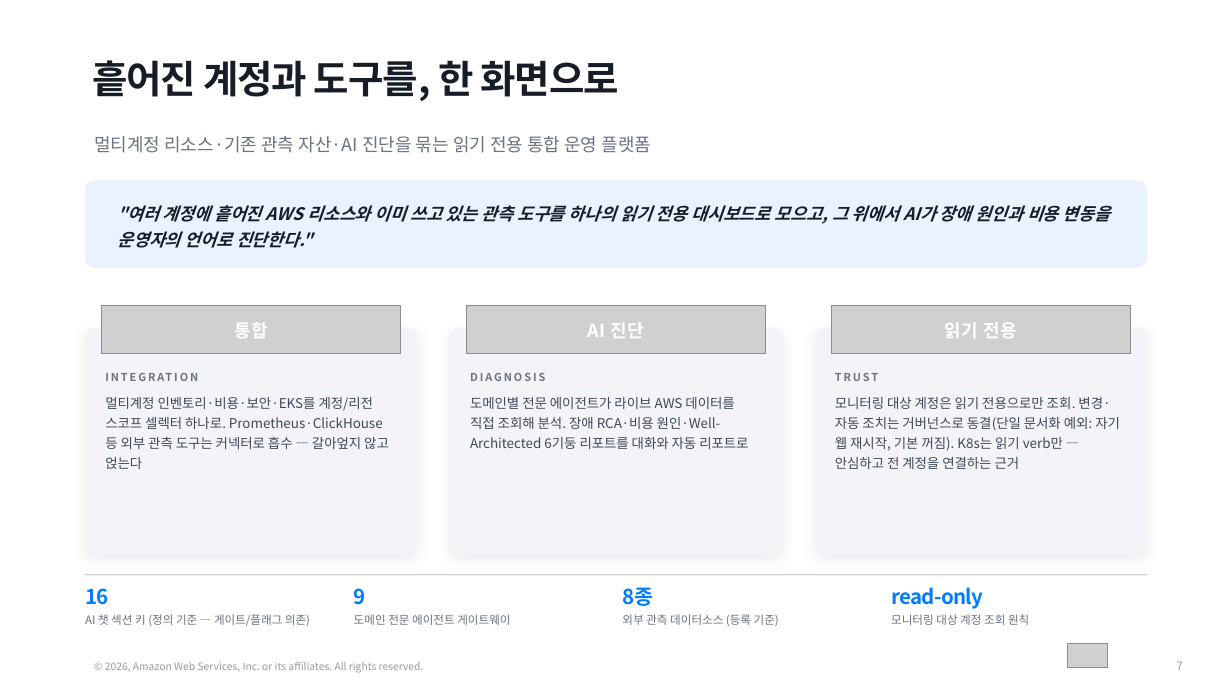
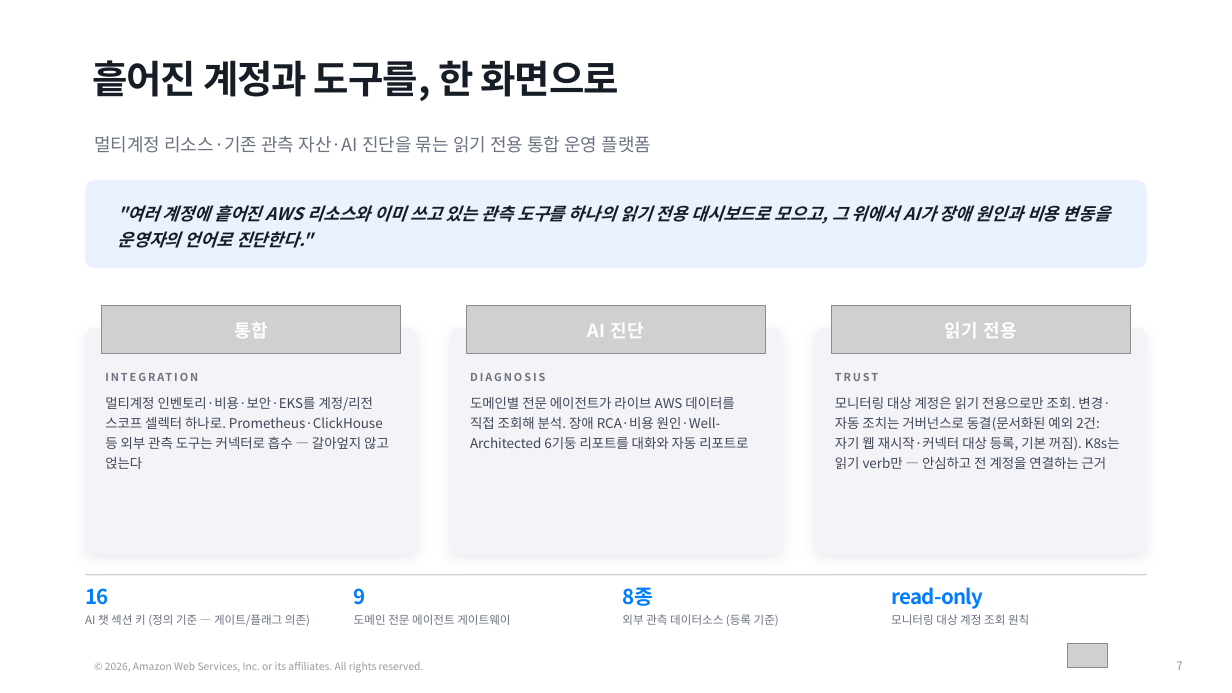
Before and after one commit to aws-samples/sample-awsops, a slide deck: slide 7 of docs-site/static/presentation/awsops-intro/awsops-intro.pptx. Drawn at 1232x693 pixels with LibreOffice and Linux fonts; fonts in the diff are those of the drawing; grey boxes stand for pictures. Boxes give left, top, right and bottom in pixels: in the first picture for what was removed or moved away, otherwise in the second. Text is boxed around its words. In the diff, an @@ line names an element or a change of style, - is before the commit and + after.

```diff
--- a/docs-site/static/presentation/awsops-intro/awsops-intro.pptx
+++ b/docs-site/static/presentation/awsops-intro/awsops-intro.pptx
@@ text at [835,397,1120,469]: text changed @@
-모니터링 대상 계정은 읽기 전용으로만 조회. 변경·자동 조치는 거버넌스로 동결(단일 문서화 예외: 자기 웹 재시작, 기본 꺼짐). K8s는 읽기 verb만 — 안심하고 전 계정을 연결하는 근거
+모니터링 대상 계정은 읽기 전용으로만 조회. 변경·자동 조치는 거버넌스로 동결(문서화된 예외 2건: 자기 웹 재시작·커넥터 대상 등록, 기본 꺼짐). K8s는 읽기 verb만 — 안심하고 전 계정을 연결하는 근거
```
Also in this commit, not shown: 2 other slides changed, 1 other file.
